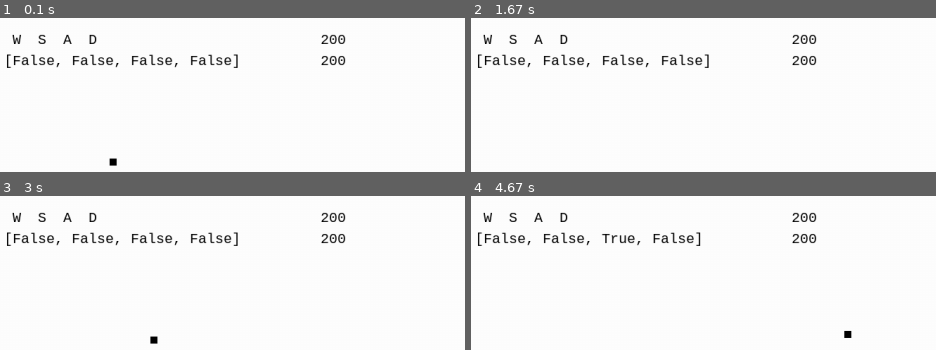
Above: before the commit, frames 1-4 (two rows, left to right).
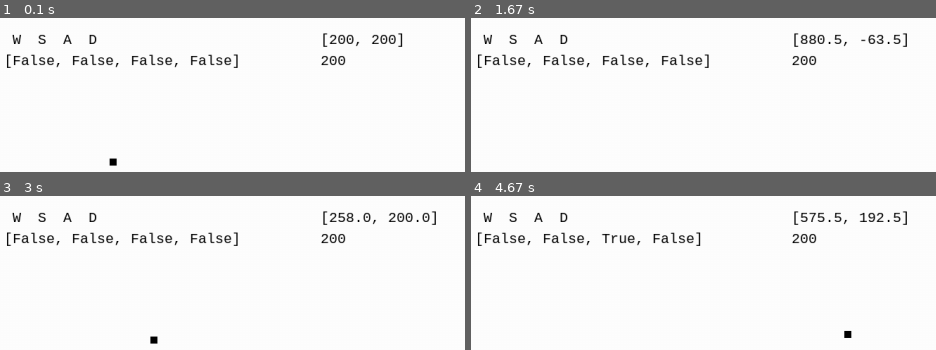
Above: after the commit, the same moments.

Repository: OniReddo/PygamesStof
Game: pygame game, started from PygameObjected.py
Two runs of this game, one before a commit and one after it. Both use one fixed random seed, a clock stepped at 60 frames per second and the inputs below.
Inputs:
- Up to frame 1 (0.1 s): no input
- Up to frame 2 (1.67 s): hold D 0.33-0.8 s; hold W 0.83-1.13 s; hold D 1.17-1.63 s
- Up to frame 3 (3 s): hold A 1.67-2.2 s; hold S 2.23-2.53 s; hold A 2.57-2.97 s
- Up to frame 4 (4.67 s): hold W 3-3.37 s; hold D 3.4-4.03 s; hold S 4.07-4.43 s; hold A from 4.47 s (still down)

The runs differ from the first frame. In frame 1, 0.5% of the frame differs, in the area x 69-87%, y 9-19%; in frame 2, 0.7%; in frame 3, 0.7%, in the area x 69-94%, y 9-19%; in frame 4, 0.7%.

Commit message:
magod123123123

Diff:
--- a/PygameObjected.py
+++ b/PygameObjected.py
@@ -1,6 +1,5 @@
 import pygame.display
 from pygame import *
-import ctypes
 
 pygame.init()
 
@@ -23,13 +22,12 @@
 class Start:
     @staticmethod
     def start():
-        # Some asset declaration right up before game starts
         Player.createplayer()
 
         Text.createtext(Input.playerinput, 50, 50)
         Text.createtext(' W  S  A  D', 50, 20)
-        Text.createtext(Player.playerwheel[0].posx, 500, 20)
-        Text.createtext(Player.playerwheel[0].posy, 500, 50)
+        Text.createtext(Player.playerwheel[0].pos, 500, 20, 0)
+        Text.createtext(Player.playerwheel[0].pos[1], 500, 50)
         Game.main()
 
 
@@ -57,15 +55,14 @@
         Player.playercount += 1
 
     def __init__(self):
-        self.posx = 200
-        self.posy = 200
-        self.cords = [self.posx,self.posy]
+
+        self.pos = [200, 200]
         self.spdx = 0
         self.spdy = 0
         self.color = (0, 0, 0)
 
     def draw(self):
-        pygame.draw.rect(Window.window, self.color, (self.posx, self.posy, 10, 10))
+        pygame.draw.rect(Window.window, self.color, (self.pos[0], self.pos[1], 10, 10))
 
 
 class Input:
@@ -144,35 +141,32 @@
             Player.playerwheel[0].spdx += Physics.plyrslowdownx
 
         # Change playerpos after physics
-        Player.playerwheel[0].posy += Player.playerwheel[0].spdy
-        Player.playerwheel[0].posx += Player.playerwheel[0].spdx
+        Player.playerwheel[0].pos[1] += Player.playerwheel[0].spdy
+        Player.playerwheel[0].pos[0] += Player.playerwheel[0].spdx
 
 
 class Text:
     textfont = pygame.font.SysFont("monospace", 20)
-    # this is the place where text obects are stored at
     textcount = 0
     textwheel = []
 
-    # this is a method that receives arguments and creates a text object out of them
-    # that object is put inside the list above
     @staticmethod
-    def createtext(text, posx, posy):
+    def createtext(text, posx, posy, house=None):
+        print(f' Creation = {text}')
+        print(type(text))
         Text.textwheel.append(Text.textcount)
-        Text.textwheel[Text.textcount] = Text(text, posx, posy)
+        Text.textwheel[Text.textcount] = Text(text, posx, posy, house)
         Text.textcount += 1
 
-    # path and text are almost the same thing
-    # path is supposed to hold the actual path to the object i want to reference every frame
-    # whilst text is the actual text versio that is to be displayed
-    def __init__(self, text, posx, posy):
+    def __init__(self, text, posx, posy, house=None):
+
         self.path = text
         self.text = str(self.path)
         self.texposx = posx
         self.texposy = posy
+        self.house = house
         self.surface = Text.textfont.render(self.text, True, (0, 0, 0))
 
-    # every frame a function runs through the list and updates the text to be the str version of the path
     @staticmethod
     def txtupd():
         for textnum in Text.textwheel:
